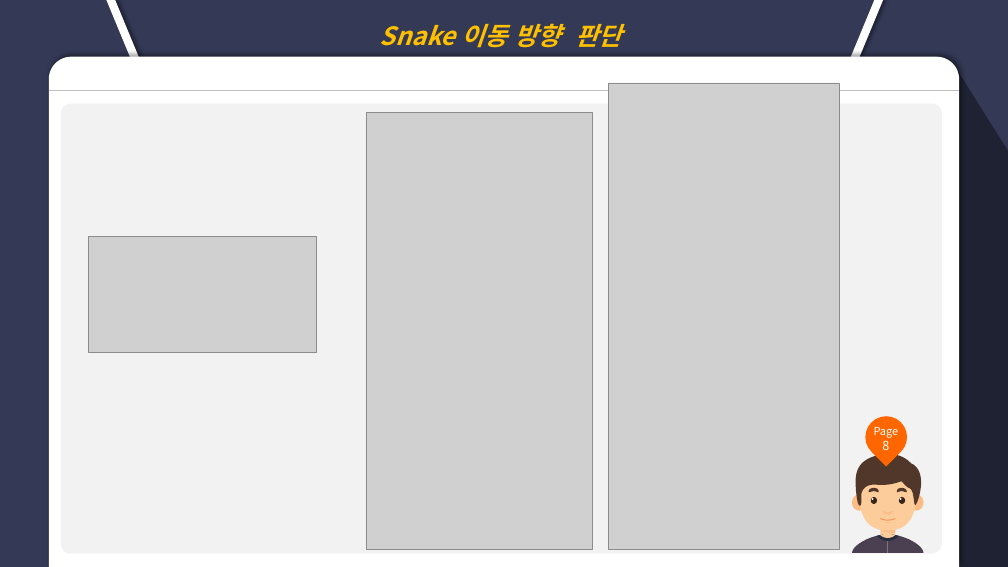
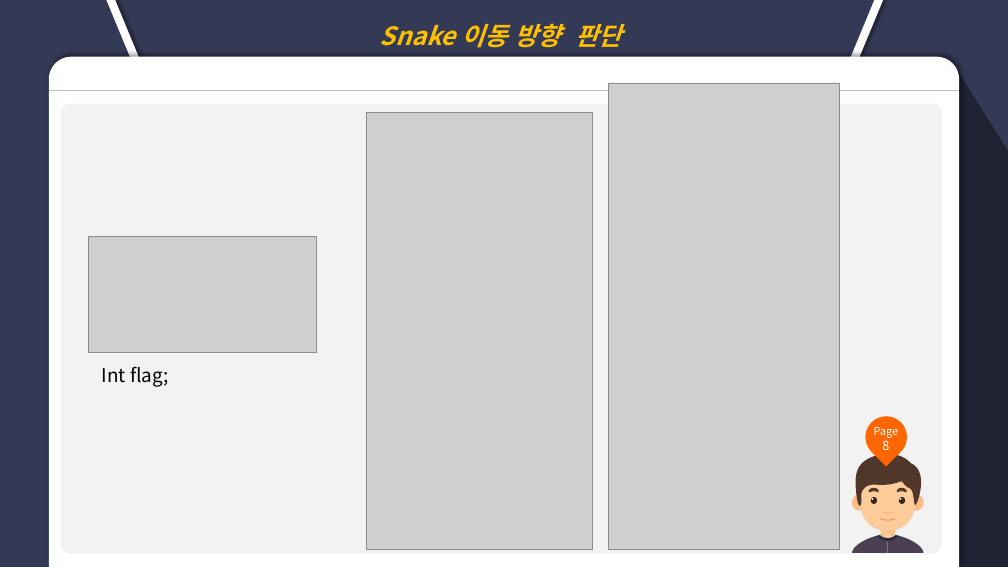
Before and after one commit to chenzijian0/Linux_SnakeGame, a slide deck: slide 15 of Snake_game.pptx. Drawn at 1008x567 pixels with LibreOffice and Linux fonts; fonts in the diff are those of the drawing; grey boxes stand for pictures. Boxes give left, top, right and bottom in pixels: in the first picture for what was removed or moved away, otherwise in the second. Text is boxed around its words. In the diff, an @@ line names an element or a change of style, - is before the commit and + after.

```diff
--- a/Snake_game.pptx
+++ b/Snake_game.pptx
@@ text added at (102, 366, 168, 387), 18 pt, text #000000 @@
+Int flag;
```
Also in this commit, not shown: 7 other slides changed, 1 other file.
